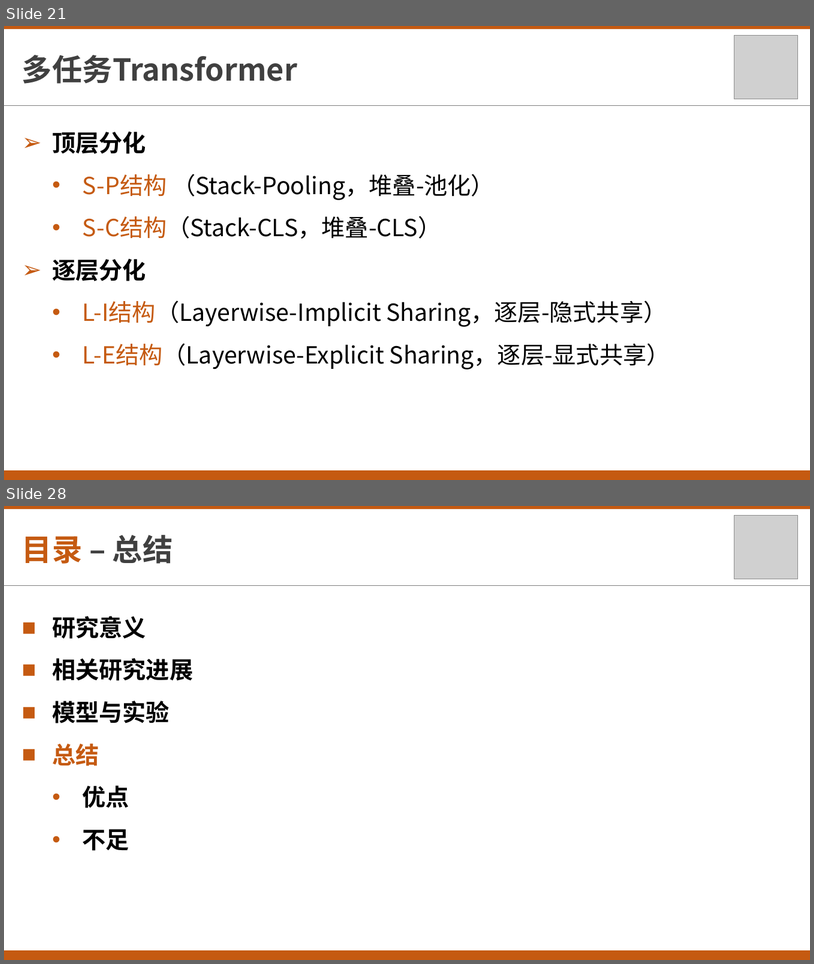
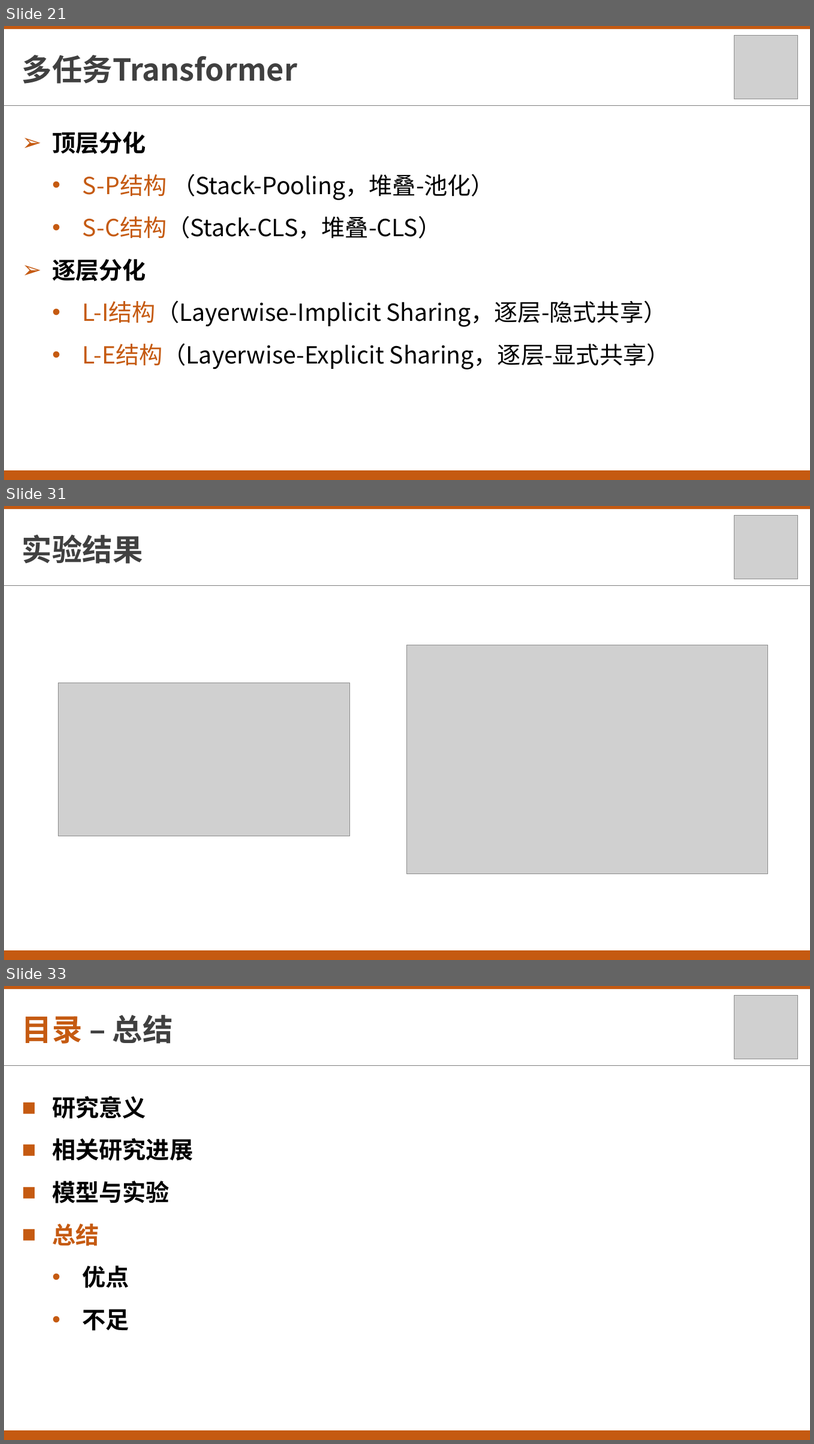
Before and after one commit to txsun1997/Bachelor-Thesis-XDU, a slide deck: materials/毕业设计答辩.pptx. Shown one above the other, each under a label of ours: slides 21 and 28 before the commit, slides 21, 31 and 33 after it; the slides between them are not shown. The pictures are 814x964 and 814x1444 pixels, drawn with LibreOffice and Linux fonts; fonts in the diff are those of the drawing; grey boxes stand for pictures. Boxes give left, top, right and bottom in pixels: in the first picture for what was removed or moved away, otherwise in the second. Text is boxed around its words. In the diff, an @@ line names an element or a change of style, - is before the commit and + after.

```diff
--- a/materials/毕业设计答辩.pptx
+++ b/materials/毕业设计答辩.pptx
@@ slide 31 added at (4, 506, 810, 960), background #FFFFFF @@
@@ rectangle added at (4, 506, 810, 509), fill #C55A11 @@
@@ picture added at (735, 515, 799, 579) @@
@@ text added at (22, 534, 143, 564), 36 pt, text #404040, bold @@
+实验结果
@@ line added from (4, 585) to (810, 585), #808080 0.5 pt @@
@@ picture added at (408, 645, 768, 874) @@
@@ picture added at (59, 682, 350, 835) @@
@@ rectangle added at (4, 950, 810, 960), fill #C55A11 @@
@@ what was slide 28 is now slide 33 @@
```
Also in this commit, not shown: 6 slides changed, 5 other slides added.
